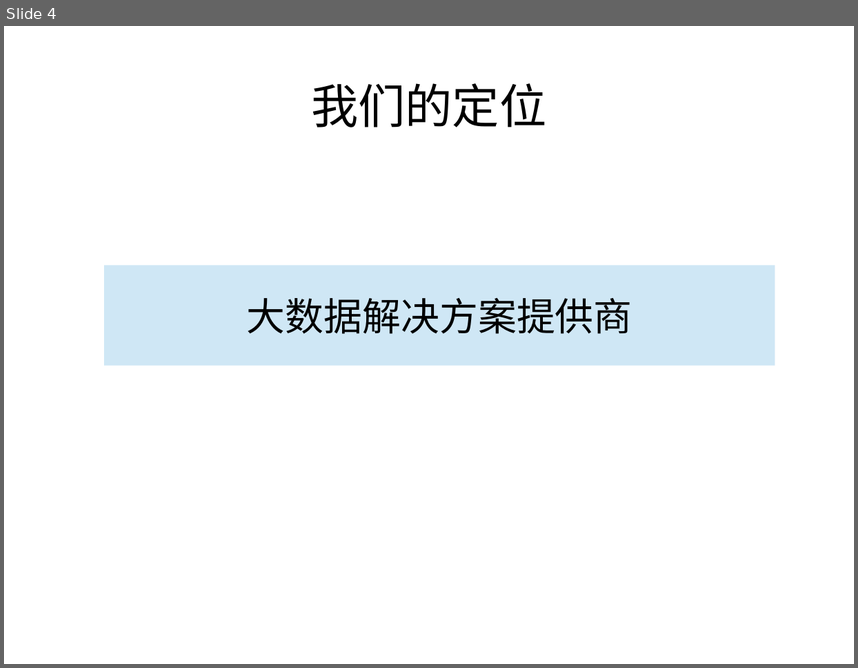
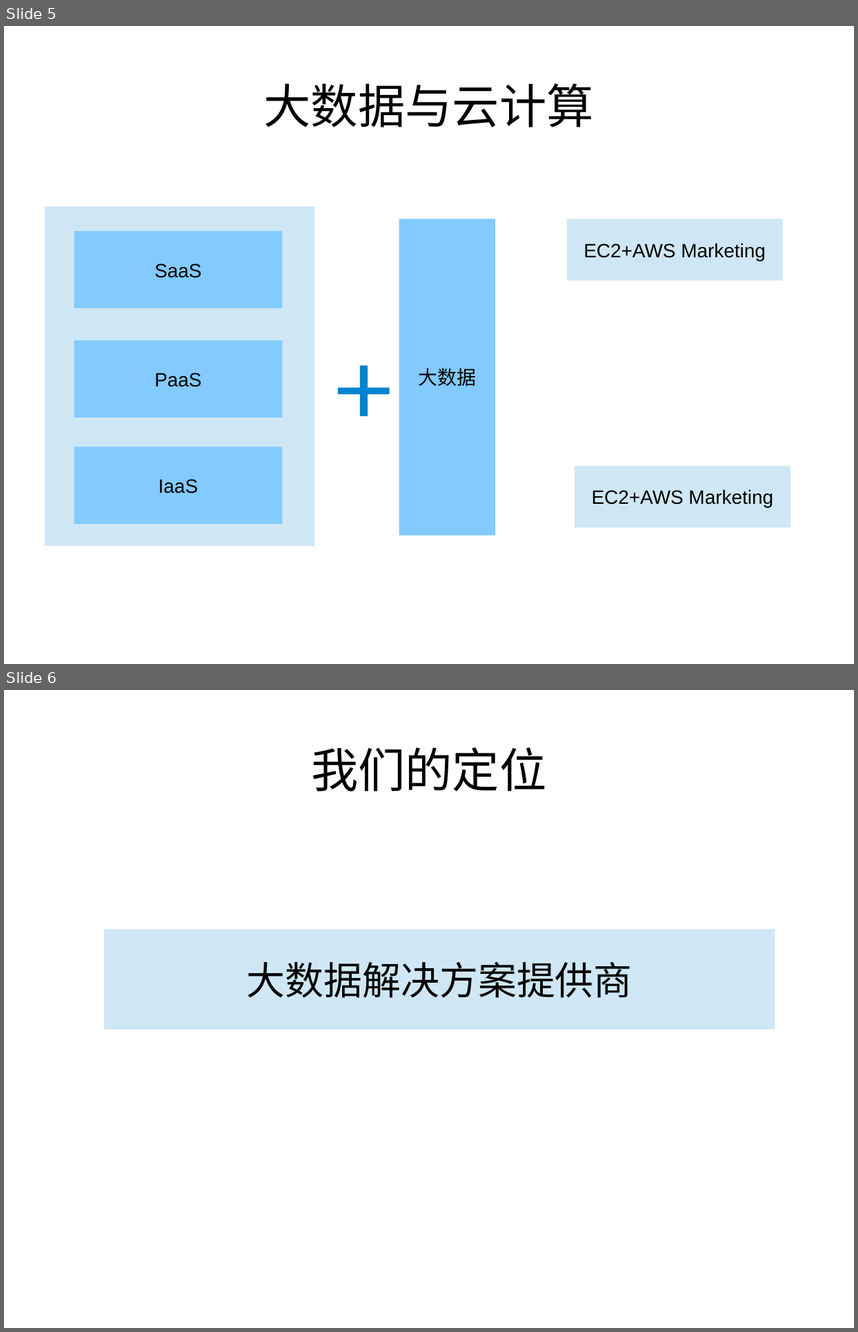
Before and after one commit to zouzhberk/Notes, a slide deck: bigdata/about-bigdata-product.odp. Shown one above the other, each under a label of ours: slide 4 before the commit, slides 5 and 6 after it. The pictures are 858x668 and 858x1332 pixels, drawn with LibreOffice and Linux fonts; fonts in the diff are those of the drawing. Boxes give left, top, right and bottom in pixels: in the first picture for what was removed or moved away, otherwise in the second. Text is boxed around its words. In the diff, an @@ line names an element or a change of style, - is before the commit and + after.

```diff
--- a/bigdata/about-bigdata-product.odp
+++ b/bigdata/about-bigdata-product.odp
@@ slide 5 added at <box>4,26,854,664</box>, background #FFFFFF @@
@@ title added at <box>264,83,594,127</box>, 44 pt, text #000000 @@
+大数据与云计算
@@ rectangle added at <box>45,207,315,546</box>, fill #CFE7F5 @@
@@ rectangle added at <box>74,231,283,308</box>, fill #83CAFF, 18 pt, text #000000 @@
+SaaS
@@ rectangle added at <box>399,219,495,535</box>, fill #83CAFF, 18 pt, text #000000 @@
+大数据
@@ rectangle added at <box>567,219,783,281</box>, fill #CFE7F5, 18 pt, text #000000 @@
+EC2+AWS Marketing
@@ rectangle added at <box>74,340,283,417</box>, fill #83CAFF, 18 pt, text #000000 @@
+PaaS
@@ plus added at <box>338,365,390,417</box>, fill #0084D1 @@
@@ rectangle added at <box>74,446,283,523</box>, fill #83CAFF, 18 pt, text #000000 @@
+IaaS
@@ rectangle added at <box>575,466,791,528</box>, fill #CFE7F5, 18 pt, text #000000 @@
+EC2+AWS Marketing
@@ what was slide 4 is now slide 6 @@
```
Also in this commit, not shown: 1 slide changed, 5 other slides added, 1 slide removed, 2 other files.
